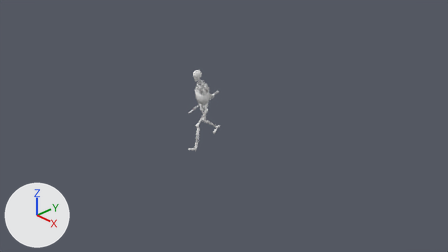
A saved change to the Blender file Works/skeleton.blend.
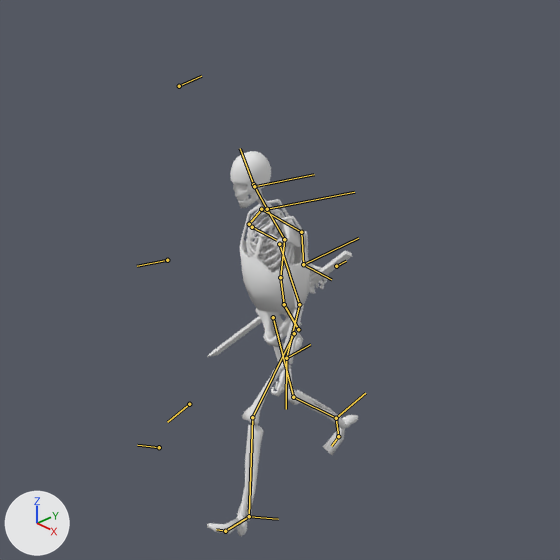
Old and new are each drawn from the file's camera 'Camera' and again close up on the part from 32% to 59% of the width and 15% to 62% of the height. Every picture has the same lights, and +X, +Y and +Z are marked at lower left. Both versions are drawn at frame 42 of the action 'Walk'; the numbers are the values there. The bones that bend it are drawn over the model as lines in the close-ups.

The first close-up shows 'Armor', 'Skeleton', 'Sword'.
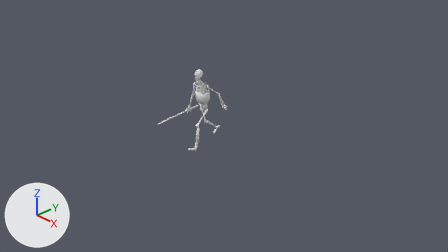
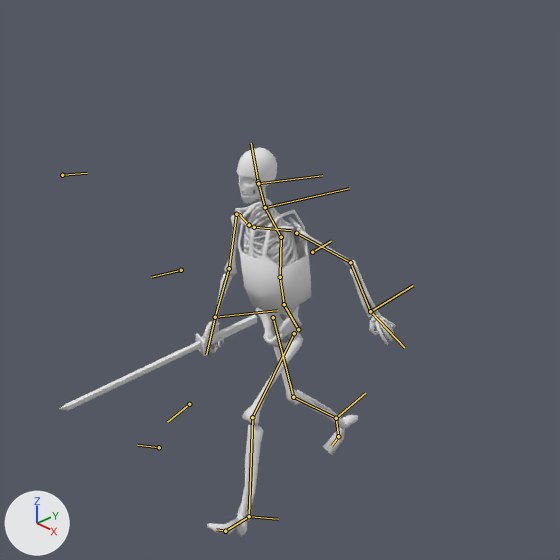
What differs and where, as boxes [x1, y1, x2, y2] in the close-ups (560 x 560 px):
'Skeleton', posed (29% wider)
    before: [207, 151, 358, 536]
    after: [201, 148, 396, 536]
'Armor', posed
    before: [240, 199, 310, 313]
    after: [238, 199, 311, 312]
'Sword', posed (36% wider, 8% shorter)
    before: [207, 251, 352, 357]
    after: [59, 314, 257, 411]
bone 'shoulder.L', root to tip
    before: (252, 227) to (276, 240)
    after: (254, 227) to (291, 230)
bone 'shoulder.R', root to tip
    before: (249, 224) to (261, 210)
    after: (249, 225) to (238, 213)
bone 'arm_ik.L', root to tip
    before: (286, 358) to (310, 344)
    after: (370, 311) to (413, 285)
bone 'arm_ik.R', root to tip
    before: (303, 264) to (358, 238)
    after: (215, 317) to (277, 310)
bone 'arm_pole.R', root to tip
    before: (179, 86) to (201, 76)
    after: (62, 175) to (87, 173)
bone 'head_ik', root to tip
    before: (254, 186) to (314, 174)
    after: (258, 183) to (322, 175)
bone 'spine_ik', root to tip
    before: (267, 209) to (354, 192)
    after: (265, 207) to (349, 188)
bone 'spine_pole', root to tip
    before: (167, 260) to (137, 266)
    after: (181, 270) to (151, 277)

What the commit changed:
Bone 'shoulder.L' (bone_shoulder_l) turns from (-6, 11, -11) to (-18, 0, 5) degrees about its own x, y and z.
Bone 'shoulder.R' (bone_shoulder_r) turns from (-18, 0, -5) to (-6, -11, 11) degrees about its own x, y and z.
Bone 'arm_ik.L' (bone_arm_ik_l) moves from (-0.384, -0.141, -0.487) to (-0.376, 0.212, -0.48).
Bone 'arm_ik.L' (bone_arm_ik_l) turns from (-23, 11, 47) to (-7, -5, 10) degrees about its own x, y and z.
Bone 'arm_ik.R' (bone_arm_ik_r) moves from (0.376, 0.212, -0.48) to (0.419, -0.206, -0.493).
Bone 'arm_ik.R' (bone_arm_ik_r) turns from (5, -1, -2) to (-13, 0, -27) degrees about its own x, y and z.
Bone 'arm_pole.R' (bone_arm_pole_r) moves from (-0.536, -0.602, 0.976) to (-0.665, -1.037, 0.607).
Bone 'head_ik' (bone_head_ik) moves from (-0.007, 0.006, -0.01) to (0.007, 0.029, -0.006).
Bone 'head_ik' (bone_head_ik) turns from (-12, -3, 4) to (-10, -4, -29) degrees about its own x, y and z.
Bone 'spine_ik' (bone_spine_ik) moves from (0.01, -0.127, -0.006) to (-0.01, -0.127, -0.006).
Bone 'spine_ik' (bone_spine_ik) turns from (0, 0, -2) to (0, 0, 2) degrees about its own x, y and z.
Bone 'spine_pole' (bone_spine_pole) moves from (0.062, -0.028, 0.0) to (-0.062, -0.028, 0.0).
